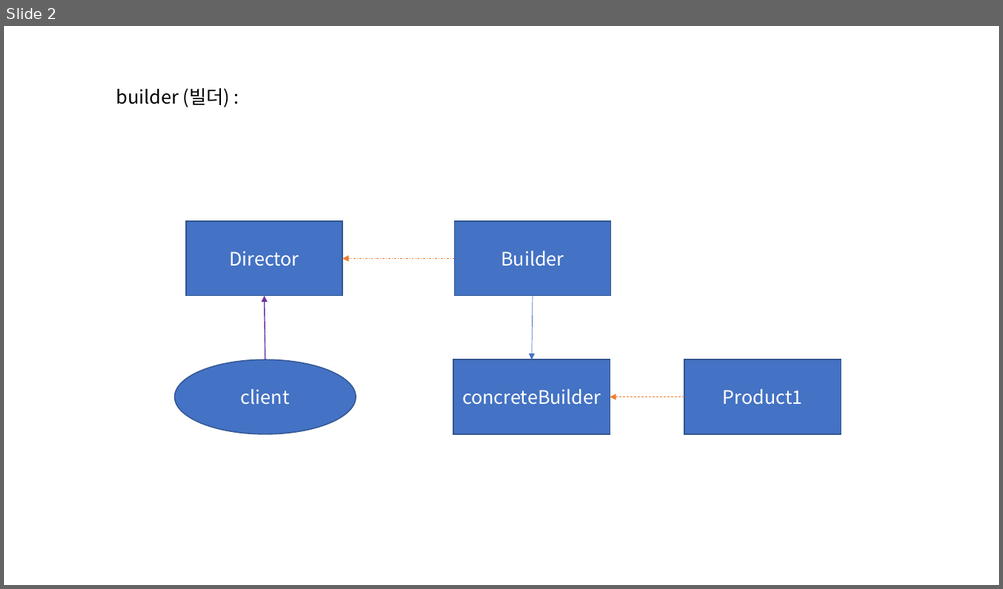
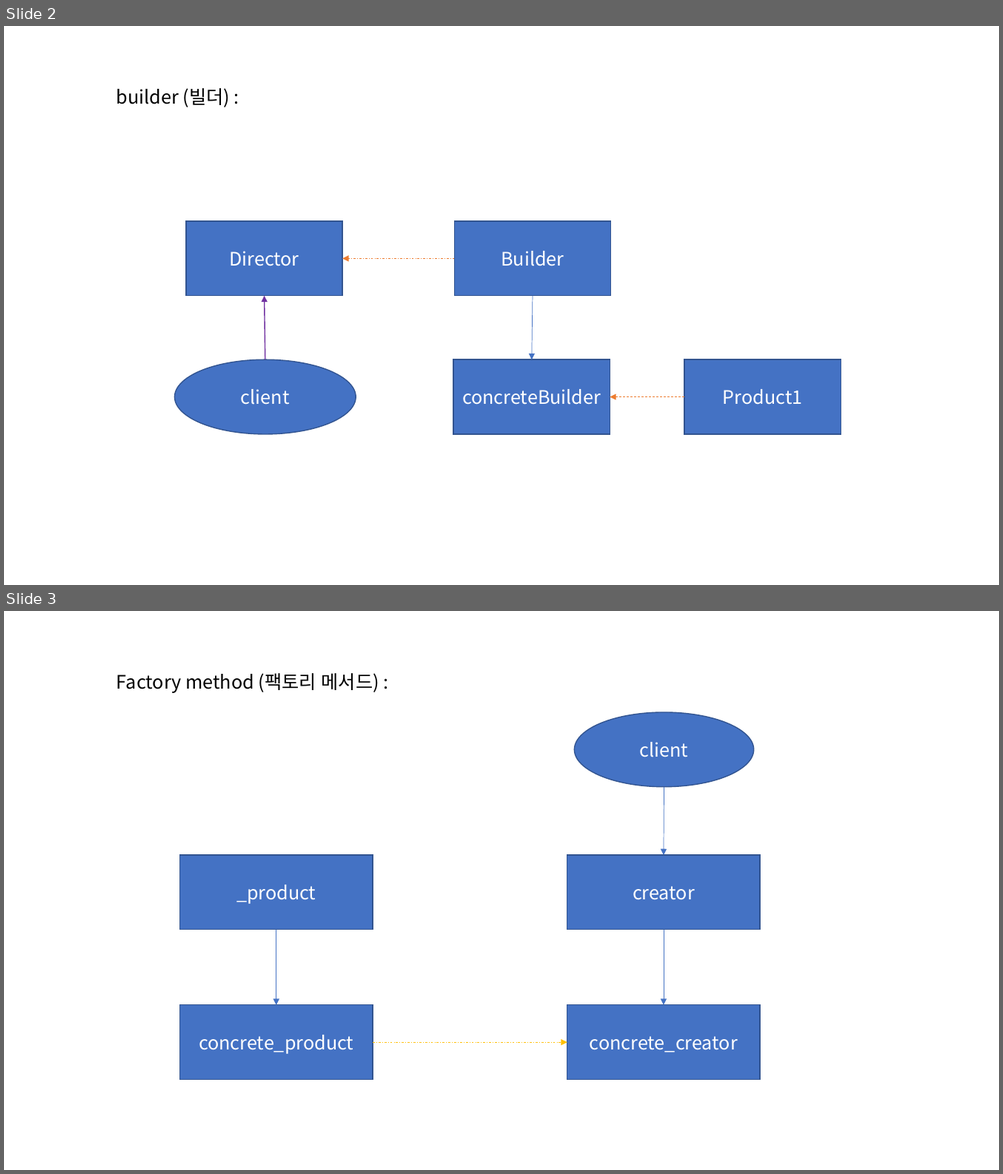
Before and after one commit to ksalung/CreationalPattern, a slide deck: CreationalPattern도표.pptx. Shown one above the other, each under a label of ours: slide 2 before the commit, slides 2 and 3 after it. The pictures are 1003x589 and 1003x1174 pixels, drawn with LibreOffice and Linux fonts; fonts in the diff are those of the drawing. Boxes give left, top, right and bottom in pixels: in the first picture for what was removed or moved away, otherwise in the second. Text is boxed around its words. In the diff, an @@ line names an element or a change of style, - is before the commit and + after.

```diff
--- a/CreationalPattern도표.pptx
+++ b/CreationalPattern도표.pptx
@@ slide 3 added at (x1=4, y1=611, x2=999, y2=1170), background #FFFFFF @@
@@ text added at (x1=116, y1=673, x2=379, y2=693), 18 pt, text #000000 @@
+Factory method (팩토리 메서드) :
@@ ellipse added at (x1=574, y1=712, x2=753, y2=787), fill #4472C4, outline #325491 1 pt, 18 pt, text #FFFFFF @@
+client
@@ arrow added from (664, 787) to (663, 855), #4472C4 0.5 pt @@
@@ rectangle added at (x1=180, y1=855, x2=373, y2=930), fill #4472C4, outline #325491 1 pt, 18 pt, text #FFFFFF @@
+_product
@@ rectangle added at (x1=567, y1=855, x2=760, y2=930), fill #4472C4, outline #325491 1 pt, 18 pt, text #FFFFFF @@
+creator
@@ arrow added from (276, 930) to (276, 1005), #4472C4 0.5 pt @@
@@ arrow added from (663, 930) to (663, 1005), #4472C4 0.5 pt @@
@@ rectangle added at (x1=180, y1=1005, x2=373, y2=1080), fill #4472C4, outline #325491 1 pt, 18 pt, text #FFFFFF @@
+concrete_product
@@ rectangle added at (x1=567, y1=1005, x2=760, y2=1080), fill #4472C4, outline #325491 1 pt, 18 pt, text #FFFFFF @@
+concrete_creator
@@ arrow added from (373, 1043) to (567, 1043), #FFC000 0.5 pt dashed @@
```
Also in this commit, not shown: 1 other file.
